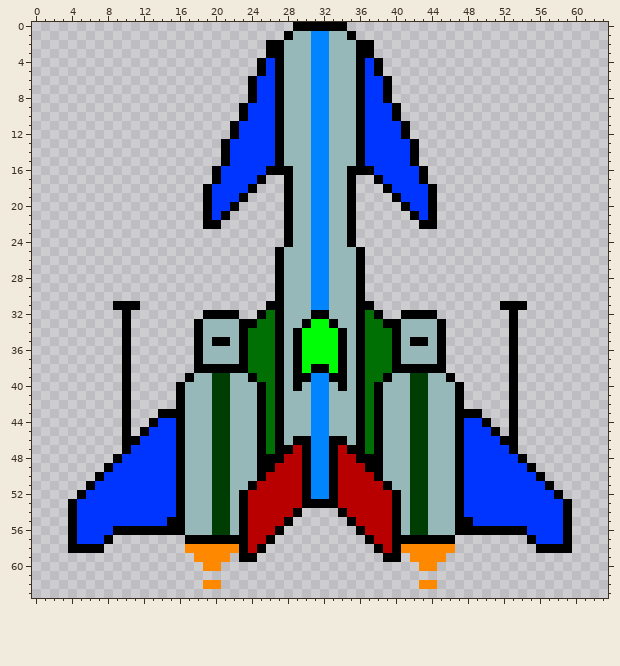
Two versions of one pixel-art sprite, src/RGBSpaceShooter.gmx/sprites/images/spt_honey_badger_3.png. The first picture shows the starting point.
The file is 64x64 pixels.
And afterwards:
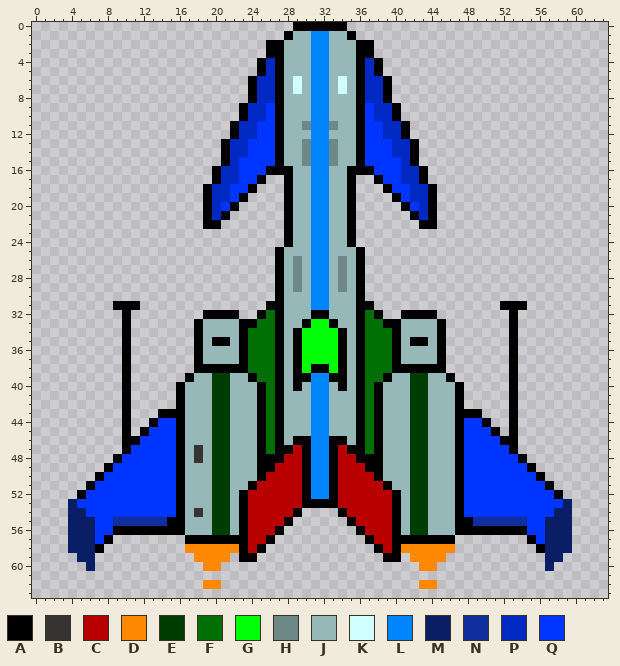
Palette (. is transparent): A #000000  B #363333  C #b80000  D #fe8800  E #003d02  F #007004  G #00ff07  H #6e8787  J #96b8b8  K #d0ffff  L #0085ff  M #0a1e66  N #102e9e  P #0029c4  Q #0035ff
The edit:
Changed rows in their new state; - is an unchanged pixel.
first column x 20:
 4 ------P----------P------
 5 ------P----------P------
 6 -----PP--K----K--PP-----
 7 -----PP--K----K--PP-----
 8 -----PP----------PP-----
 9 ----PP------------PP----
10 ----PP------------PP----
11 ---PP-----H--H-----PP---
12 ---PP--------------PP---
13 --PP------H--H------PP--
14 --PP------H--H------PP--
15 --P-------H--H-------P--
16 -PP------------------PP-
17 -PP------------------PP-
18 PP--------------------PP
19 PP--------------------PP
20 P----------------------P
21 P----------------------P
first column x 29:
26 H----H
27 H----H
28 H----H
29 H----H
first column x 18:
47 B
48 B
first column x 4:
53 M------------------------------------------------------M
54 MM------------B---------------------------------------MM
55 MMM--NNNNNN----------------------------------NNNNNN--MMM
56 MMM--------------------------------------------------MMM
57 MMM--------------------------------------------------MMM
58 MMM--------------------------------------------------MMM
59 -MM--------------------------------------------------MM-
60 --M--------------------------------------------------M--
Where, in picture pixels (left, top, right, bottom), the same in both pictures:
changed: (212, 58, 428, 220)
changed: (293, 256, 302, 292)
changed: (338, 256, 347, 292)
changed: (194, 445, 203, 463)
changed: (68, 499, 167, 571)
changed: (473, 499, 572, 571)
changed: (194, 508, 203, 517)
